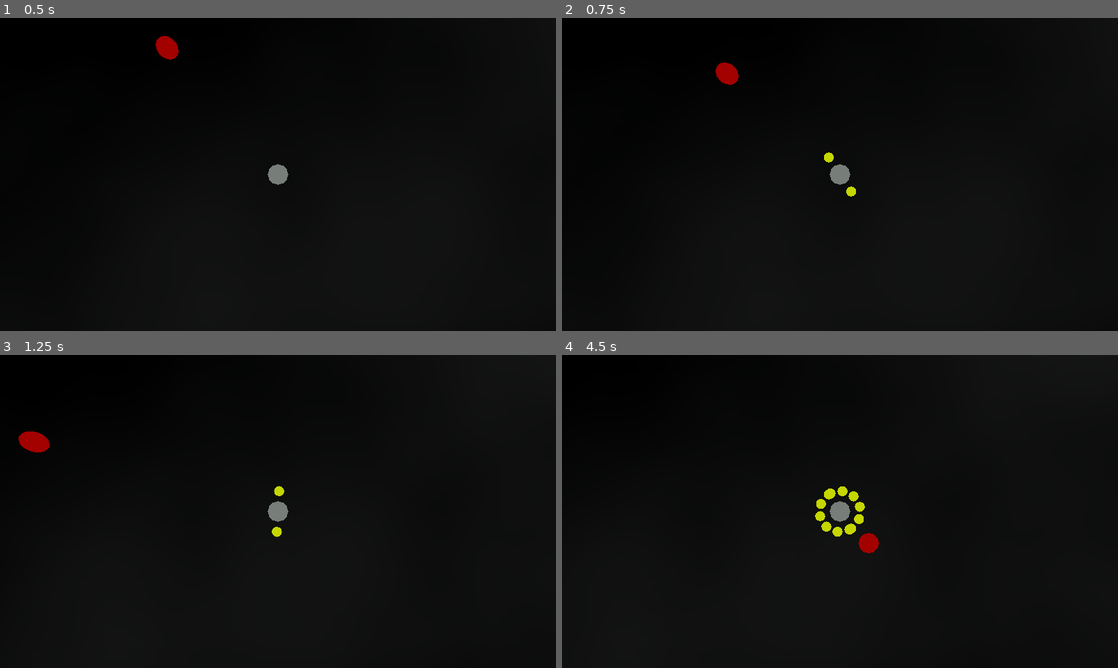
Above: before the commit, frames 1-4 (two rows, left to right).
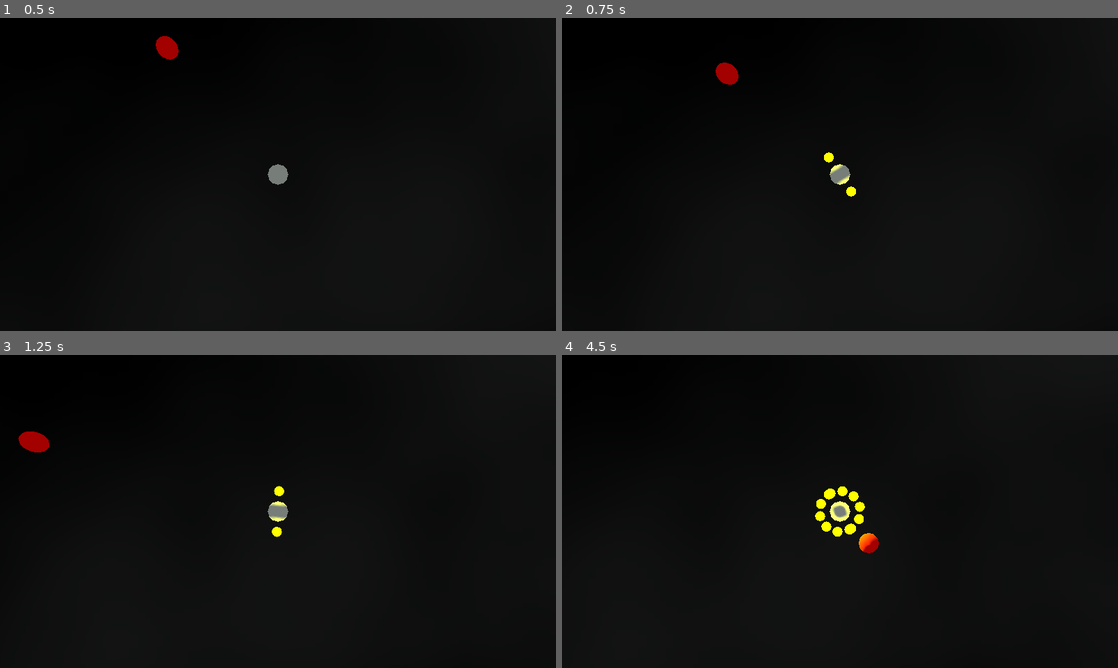
Above: after the commit, the same moments.

Repository: doctor-g/LD55
Game: Godot game, scene res://world.tscn
Same seed, same stepped clock (60 frames per second), same inputs: the game is played once before the commit and once after it.
Inputs (mouse positions are in pixels of both pictures, inside the frame that each line leads up to):
- Up to frame 1 (0.5 s): no input
- Up to frame 2 (0.75 s): move the mouse to (962, 158) at 0.52 s; hold D (move_right) from 0.53 s (still down); tap Space (summon) at 0.6 s
- Up to frame 3 (1.25 s): keep holding D (move_right)
- Up to frame 4 (4.5 s): move the mouse to (728, 527) at 1.27 s; release D (move_right) at 1.28 s; hold S (move_down) 1.28-2.03 s; tap Space (summon) every 0.75 s from 1.35 to 4.35 s; move the mouse to (895, 442) at 2.02 s; hold D (move_right) 2.03-2.78 s; move the mouse to (812, 574) at 2.77 s; hold W (move_up) 2.78-3.53 s; move the mouse to (1006, 558) at 3.52 s; hold A (move_left) from 3.53 s (still down); move the mouse to (673, 464) at 4.27 s

Frame 1 is identical in both runs. In frame 2, 0.2% of the frame differs, in the area x 47-53%, y 42-58%; in frame 3, 0.2%; in frame 4, 0.7%, in the area x 45-57%, y 42-63%.

Commit message:
Make satellites shine

Diff:
--- a/project/satellite.tscn
+++ b/project/satellite.tscn
@@ -4,6 +4,8 @@
 
 [sub_resource type="StandardMaterial3D" id="StandardMaterial3D_73ipg"]
 albedo_color = Color(0.894118, 0.92549, 0, 1)
+emission_enabled = true
+emission = Color(0.894118, 0.92549, 0, 1)
 
 [sub_resource type="SphereShape3D" id="SphereShape3D_x84og"]
 radius = 0.25
@@ -20,4 +22,8 @@
 [node name="CollisionShape3D" type="CollisionShape3D" parent="."]
 shape = SubResource("SphereShape3D_x84og")
 
+[node name="OmniLight3D" type="OmniLight3D" parent="."]
+light_color = Color(0.894118, 0.92549, 0, 1)
+light_energy = 5.0
+
 [connection signal="body_entered" from="." to="." method="_on_body_entered"]
